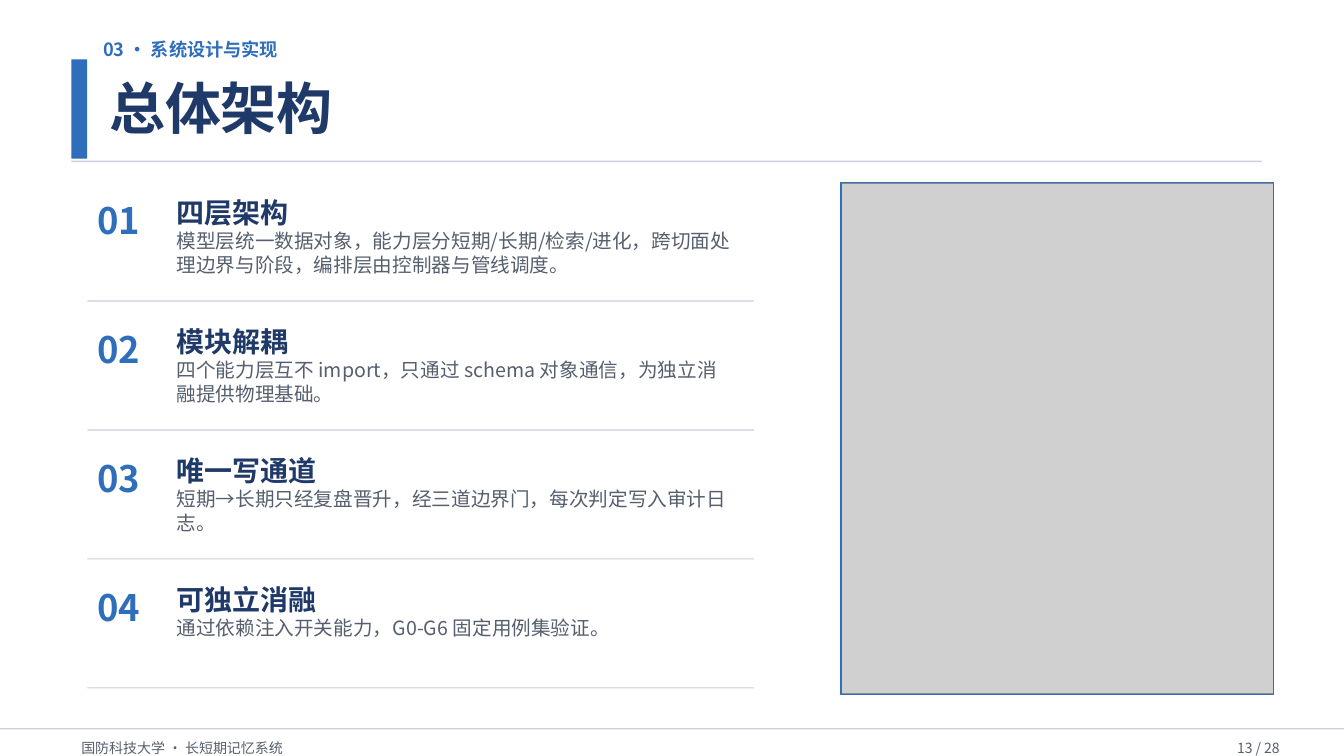
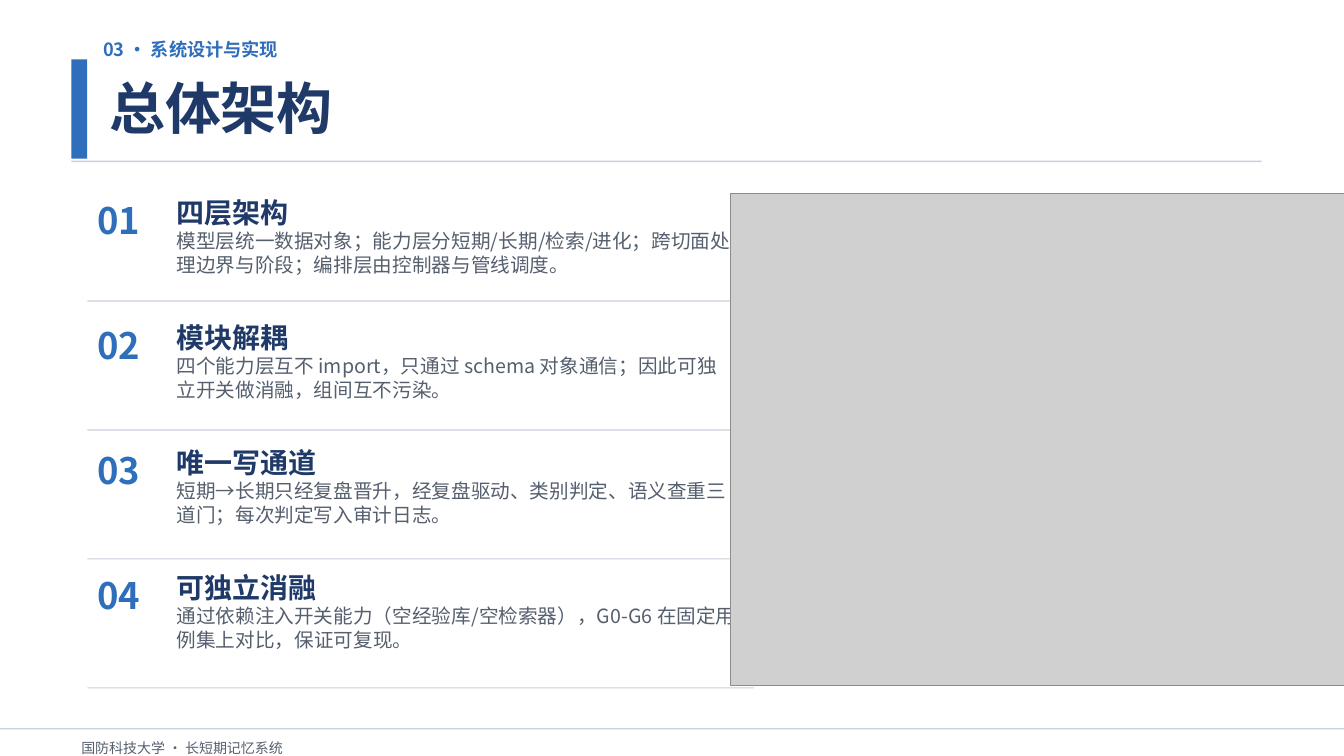
Before and after one commit to Outer-nebula-observer/yz-03, a slide deck: slide 13 of 汇报PPT/最终汇报成果.pptx. Drawn at 1344x756 pixels with LibreOffice and Linux fonts; fonts in the diff are those of the drawing; grey boxes stand for pictures. Boxes give left, top, right and bottom in pixels: in the first picture for what was removed or moved away, otherwise in the second. Text is boxed around its words. In the diff, an @@ line names an element or a change of style, - is before the commit and + after.

```diff
--- a/汇报PPT/最终汇报成果.pptx
+++ b/汇报PPT/最终汇报成果.pptx
@@ picture: place and size @@
-picture at bbox=[841, 183, 1273, 692]
+picture at bbox=[730, 193, 1344, 685]
@@ rectangle removed at bbox=[841, 182, 1273, 694] @@
@@ text at bbox=[177, 228, 731, 275]: text changed @@
-模型层统一数据对象，能力层分短期/长期/检索/进化，跨切面处理边界与阶段，编排层由控制器与管线调度。
+模型层统一数据对象；能力层分短期/长期/检索/进化；跨切面处理边界与阶段；编排层由控制器与管线调度。
@@ text "02": place and size @@
-text "02" at bbox=[97, 335, 140, 364]
+text "02" at bbox=[97, 331, 140, 360]
@@ text "模块解耦": place and size @@
-text "模块解耦" at bbox=[177, 328, 289, 355]
+text "模块解耦" at bbox=[177, 324, 289, 351]
@@ text at bbox=[177, 356, 717, 399]: text changed @@
-四个能力层互不 import，只通过 schema 对象通信，为独立消融提供物理基础。
+四个能力层互不 import，只通过 schema 对象通信；因此可独立开关做消融，组间互不污染。
@@ text at bbox=[177, 481, 727, 525]: text changed @@
-短期→长期只经复盘晋升，经三道边界门，每次判定写入审计日志。
+短期→长期只经复盘晋升，经复盘驱动、类别判定、语义查重三道门；每次判定写入审计日志。
@@ text "04": place and size @@
-text "04" at bbox=[97, 593, 140, 622]
+text "04" at bbox=[97, 581, 140, 610]
@@ 3 texts: place and size @@
-3 texts at bbox=[97, 457, 317, 613]
+3 texts at bbox=[97, 449, 317, 601]
@@ text at bbox=[177, 603, 735, 649]: text changed @@
-通过依赖注入开关能力，G0-G6 固定用例集验证。
+通过依赖注入开关能力（空经验库/空检索器），G0-G6 在固定用例集上对比，保证可复现。
@@ text removed at bbox=[1237, 742, 1280, 753] @@
-13 / 28
```
Also in this commit, not shown: 7 other slides changed.
